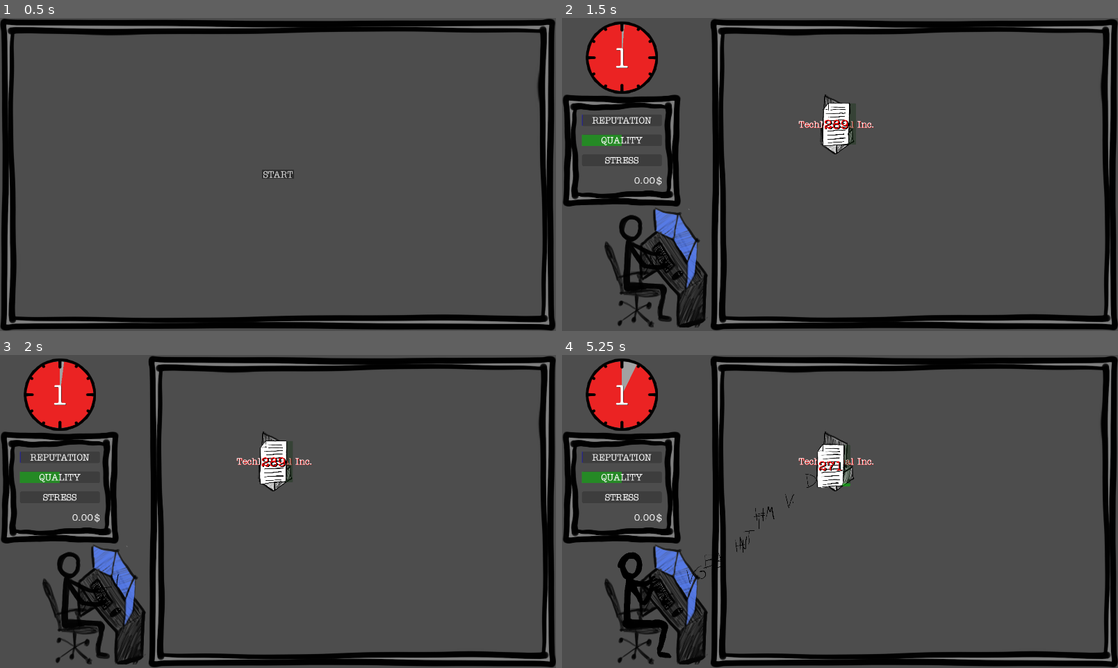
Above: before the commit, frames 1-4 (two rows, left to right).
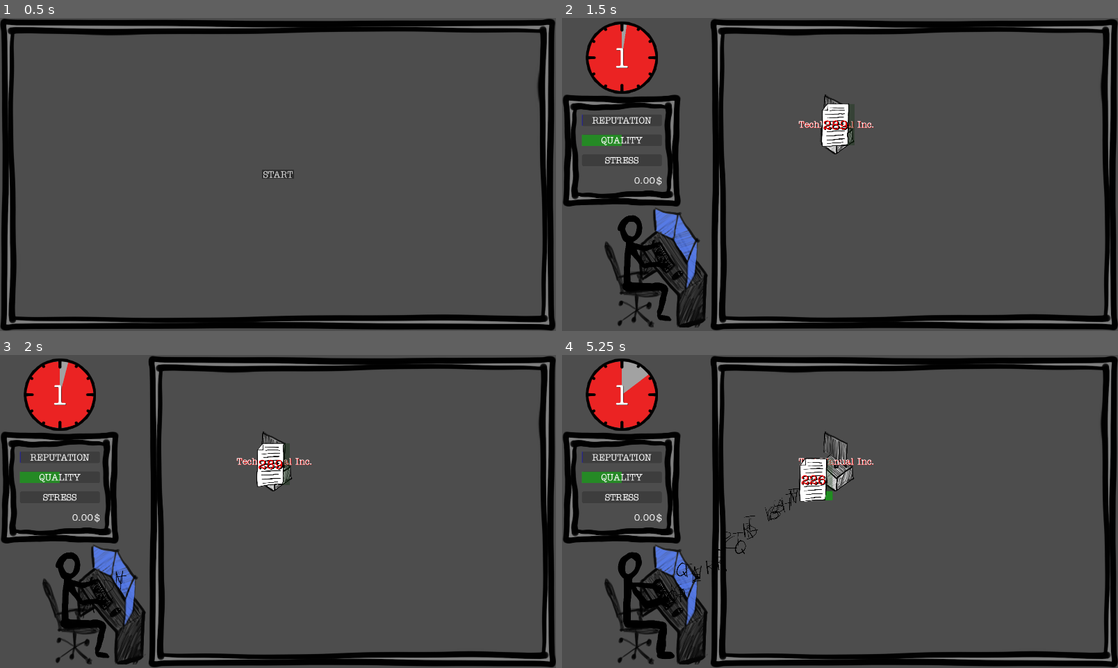
Above: after the commit, the same moments.

Repository: ildede/game-off-2025
Game: Godot game, scene res://scenes/ui/start_screen/start.tscn
The game is run twice, just before and just after one commit, with the same random seed, the same clock (stepped at 60 frames per second) and the same inputs.
Inputs (mouse positions are in pixels of both pictures, inside the frame that each line leads up to):
- Up to frame 1 (0.5 s): no input
- Up to frame 2 (1.5 s): click "START" at 0.5 s; click "Accept" at 1.25 s
- Up to frame 3 (2 s): no input
- Up to frame 4 (5.25 s): click (834, 461) at 2 s; click (834, 461) at 2.75 s; click (834, 461) at 3.5 s; move the mouse to (962, 495) at 4.27 s; click (962, 495) at 4.42 s; drag from (728, 527) to (662, 602) at 5.02 s

Frame 1 is identical in both runs. In frame 2, 0.6% of the frame differs, in the area x 10-52%, y 2-98%; in frame 3, 0.9%; in frame 4, 2.1%, in the area x 10-52%, y 3-98%.

Commit message:
feat: add info on daily and end screen

Diff:
--- a/autoloads/global.gd
+++ b/autoloads/global.gd
@@ -37,15 +37,20 @@
 	print("[GLOBAL] handle_client_send_task")
 	game_state.task_received += 1
 
-func handle_letter_hit_task(_letter: Letter, _task: Task) -> void:
+func handle_letter_hit_task(letter: Letter, task: Task) -> void:
 	#print("[GLOBAL] handle_letter_hit_task")
-	game_state.translated_words += game_config.words_per_letter
+	if letter.word_count > task.remaining_words:
+		game_state.translated_words += task.remaining_words
+	else:
+		game_state.translated_words += letter.word_count
 
 func handle_task_finished(id: int, value: float) -> void:
 	print("[GLOBAL] handle_task_finished")
 	game_state.task_finished += 1
 	game_state.reputation += 0.2
 	game_state.stress -= 0.5
+	if (game_state.stress < 0):
+		game_state.stress = 0
 	ui_update.emit()
 
 func handle_update_reputation(value: float) -> void:
@@ -87,8 +92,8 @@
 	game_state = State.new()
 
 class Config:
-	var day_lenght_in_seconds: float = 60
-	var seconds_between_events: int = 15
+	var day_lenght_in_seconds: float = 30
+	var seconds_between_events: int = 10
 	var words_per_letter: int = 9
 	var max_stress_level: float = 100
 	var words_per_day: int = 2500
--- a/data/clients.json
+++ b/data/clients.json
@@ -4,7 +4,7 @@
       "id": "client_1",
       "name": "Global News Network",
       "engagement_email": "We need daily translation of 500 words from our international news feed. Can you handle this recurring assignment? Deadline is 3 days",
-      "deadline_in_days": 3,
+      "deadline_in_days": 0,
       "daily_words": 500,
       "payment_per_word": 0.04
     },
@@ -12,7 +12,7 @@
       "id": "client_2",
       "name": "TechManual Inc.",
       "engagement_email": "Looking for a translator to handle 300 words daily of technical documentation. This is an ongoing daily requirement. By the end of the day after the assignment you should have finished",
-      "deadline_in_days": 1,
+      "deadline_in_days": 0,
       "daily_words": 300,
       "payment_per_word": 0.04
     },
@@ -28,7 +28,7 @@
       "id": "client_4",
       "name": "Academic Press",
       "engagement_email": "We need 350 words translated daily for our research publications. This is a steady daily commitment we can offer. The day after tomorrow is the deadline",
-      "deadline_in_days": 2,
+      "deadline_in_days": 0,
       "daily_words": 350,
       "payment_per_word": 0.04
     }
--- a/scenes/ui/daily_screen/daily.gd
+++ b/scenes/ui/daily_screen/daily.gd
@@ -4,8 +4,31 @@
 func _ready() -> void:
 	print("[DAILY] _ready")
 	process_mode = Node.PROCESS_MODE_ALWAYS
-	var message = "You finished day {day_count} with {money}$ in your bank."
-	$Panel/GridContainer/Label.text = message.format({"day_count": Global.game_state.current_day,"money": Global.game_state.money	})
+	$Panel/GridContainer/Label.text = ""
+	$Panel/GridContainer/Label.bbcode_enabled = true
+	$Panel/GridContainer/Label.append_text("[b]Daily recap: {0}[/b]".format([Global.game_state.current_day]))
+	$Panel/GridContainer/Label.newline()
+	$Panel/GridContainer/Label.append_text("[i]Bank account: {0}[/i]".format([Global.game_state.money]))
+	$Panel/GridContainer/Label.newline()
+	$Panel/GridContainer/Label.append_text("Task waiting invoice: {0}".format([Global.game_state.tasks_waiting_to_be_processed.size()]))
+	$Panel/GridContainer/Label.newline()
+	$Panel/GridContainer/Label.append_text(
+		"Until now you translated {word_count} words, during your work on {task_received} tasks (only {task_finished} completely finished)"
+		.format({
+			"word_count":Global.game_state.translated_words,
+			"task_received": Global.game_state.task_received,
+			"task_finished": Global.game_state.task_finished
+		})
+	)
+	$Panel/GridContainer/Label.newline()
+	$Panel/GridContainer/Label.append_text("Your reputation: {0}".format([Global.game_state.reputation]))
+	$Panel/GridContainer/Label.newline()
+	$Panel/GridContainer/Label.append_text("Your stress level: {0}/{1}".format([Global.game_state.stress, Global.game_config.max_stress_level]))
+	$Panel/GridContainer/Label.newline()
+	$Panel/GridContainer/Label.append_text("The quality perceived: {0}".format([Global.game_state.quality]))
+	$Panel/GridContainer/Label.newline()
+	$Panel/GridContainer/Label.newline()
+	$Panel/GridContainer/Label.append_text("Now, your {0} clients are waiting, what do you want to do?".format([Global.game_state.clients.size()]))
 
 func _on_continue_button_pressed() -> void:
 	print("[DAILY] _on_continue_button_pressed")
--- a/scenes/ui/end_screen/end.gd
+++ b/scenes/ui/end_screen/end.gd
@@ -4,6 +4,33 @@
 func _ready() -> void:
 	print("[END] _ready")
 	process_mode = Node.PROCESS_MODE_ALWAYS
+	$Panel/GridContainer/Label.text = ""
+	$Panel/GridContainer/Label.bbcode_enabled = true
+	$Panel/GridContainer/Label.append_text("[b]BURNOUT! On day: {0}[/b]".format([Global.game_state.current_day]))
+	$Panel/GridContainer/Label.newline()
+	$Panel/GridContainer/Label.append_text("[i]Bank account: {0}[/i]".format([Global.game_state.money]))
+	$Panel/GridContainer/Label.newline()
+	$Panel/GridContainer/Label.append_text("Task waiting invoice: {0}".format([Global.game_state.tasks_waiting_to_be_processed.size()]))
+	$Panel/GridContainer/Label.newline()
+	$Panel/GridContainer/Label.append_text(
+		"Until now you translated {word_count} words, during your work on {task_received} tasks (only {task_finished} completely finished)"
+		.format({
+			"word_count":Global.game_state.translated_words,
+			"task_received": Global.game_state.task_received,
+			"task_finished": Global.game_state.task_finished
+		})
+	)
+	$Panel/GridContainer/Label.newline()
+	$Panel/GridContainer/Label.append_text("Your reputation: {0}".format([Global.game_state.reputation]))
+	$Panel/GridContainer/Label.newline()
+	$Panel/GridContainer/Label.append_text("Your stress level: {0}/{1}".format([Global.game_state.stress, Global.game_config.max_stress_level]))
+	$Panel/GridContainer/Label.newline()
+	$Panel/GridContainer/Label.append_text("The quality perceived: {0}".format([Global.game_state.quality]))
+	$Panel/GridContainer/Label.newline()
+	$Panel/GridContainer/Label.newline()
+	$Panel/GridContainer/Label.append_text("Now, your {0} clients will find someone else, and you?".format([Global.game_state.clients.size()]))
+	$Panel/GridContainer/Label.newline()
+	$Panel/GridContainer/Label.append_text("what do you want to do?")
 
 func _on_start_button_pressed() -> void:
 	print("[END] _on_start_button_pressed")
--- a/scenes/ui/end_screen/end.tscn
+++ b/scenes/ui/end_screen/end.tscn
@@ -17,10 +17,10 @@
 [node name="GridContainer" type="GridContainer" parent="Panel"]
 layout_mode = 2
 
-[node name="Label" type="Label" parent="Panel/GridContainer"]
+[node name="Label" type="RichTextLabel" parent="Panel/GridContainer"]
 layout_mode = 2
 size_flags_horizontal = 3
-size_flags_vertical = 10
+size_flags_vertical = 3
 text = "BURNOUT!"
 horizontal_alignment = 1
 vertical_alignment = 1
